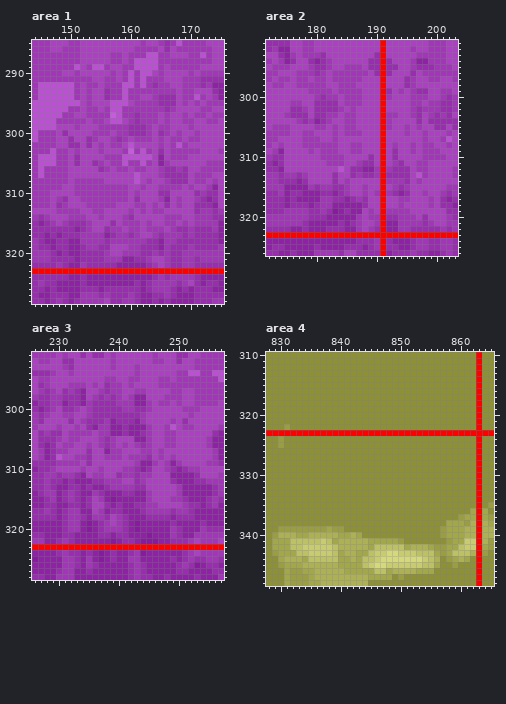
Edited in one commit: pixel-art file (assets/scene/world_map/world.aseprite). Above, as it was before the edit.
1248x810 pixels, 1 frame. Colours within 5 levels of each other are drawn and written as one. Shown: area 1: x 144..175, y 285..328; area 2: x 172..203, y 291..326; area 3: x 226..257, y 291..328; area 4: x 828..865, y 310..348. The commit also changed other parts of the picture, which this record leaves out.
The same view after the edit:
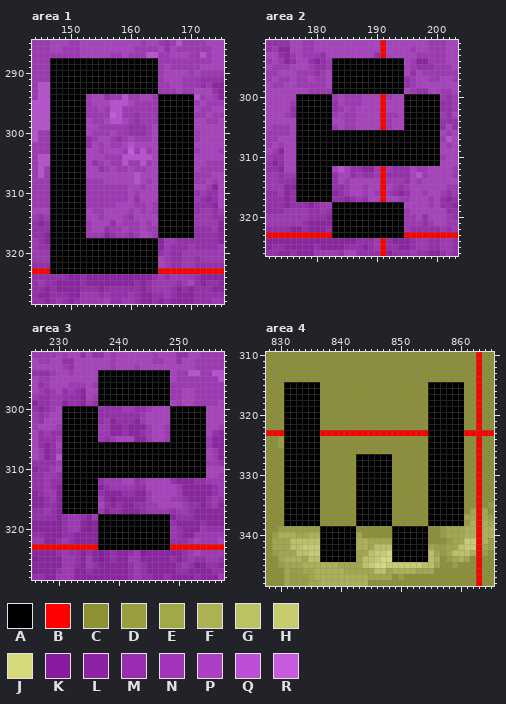
Palette (. is transparent): A #000000  B #ff0000  C #8d9133  D #9a9e40  E #a2a748  F #adb153  G #bcc163  H #c8cc6e  J #d5d97b  K #881aa0  L #8f21a7  M #9a2cb2  N #a235ba  P #ad3fc5  Q #bc4fd5  R #c85ae0
Edits made:
layer "labels" added
Area 1, layer "labels":
y 288: x 147..164 NNNNNPPPPPNNPNQQQQ -> AAAAAAAAAAAAAAAAAA
y 289: x 147..164 NNNNQPNQQNPPNNQQQQ -> AAAAAAAAAAAAAAAAAA
y 290: x 147..164 NNPPNPPPPPNPNQNQQP -> AAAAAAAAAAAAAAAAAA
y 291: x 147..164 NNNNNNNPPNNPNQNQNN -> AAAAAAAAAAAAAAAAAA
y 292: x 147..164 QQQQNPNNPNNNQQNQNM -> AAAAAAAAAAAAAAAAAA
y 293: x 147..164 QQQQNPNPPMNNQNNNNN -> AAAAAAAAAAAAAAAAAA
y 294: x 147..152 QQQQNP -> AAAAAA; x 165..170 MMMPNN -> AAAAAA
y 295: x 147..152 QQQQQP -> AAAAAA; x 165..170 MMMPNP -> AAAAAA
y 296: x 147..152 QQQNNP -> AAAAAA; x 165..170 NMNPPP -> AAAAAA
y 297: x 147..152 QQNNPP -> AAAAAA; x 165..170 PNPPNP -> AAAAAA
y 298: x 147..152 QNNNNN -> AAAAAA; x 165..170 PNPPNN -> AAAAAA
y 299: x 147..152 QPPPNP -> AAAAAA; x 165..170 NNPPPN -> AAAAAA
y 300: x 147..152 NPMPPP -> AAAAAA; x 165..170 MNPNPP -> AAAAAA
y 301: x 147..152 NPPMPP -> AAAAAA; x 165..170 NPNNPN -> AAAAAA
y 302: x 147..152 NPPMMP -> AAAAAA; x 165..170 NPNQNP -> AAAAAA
y 303: x 147..152 QNNPNP -> AAAAAA; x 165..170 MPNNNN -> AAAAAA
y 304: x 147..152 QNNPMP -> AAAAAA; x 165..170 LPNNNP -> AAAAAA
y 305: x 147..152 QNNPMP -> AAAAAA; x 165..170 LNPPPP -> AAAAAA
y 306: x 147..152 NNNPPP -> AAAAAA; x 165..170 NMMNMP -> AAAAAA
y 307: x 147..152 NNNPPP -> AAAAAA; x 165..170 NMMMMP -> AAAAAA
y 308: x 147..152 NNNPNN -> AAAAAA; x 165..170 PNMMMP -> AAAAAA
y 309: x 147..152 NNPPNN -> AAAAAA; x 165..170 NNNNPN -> AAAAAA
y 310: x 147..152 PPPPNN -> AAAAAA; x 165..170 MMPPPP -> AAAAAA
y 311: x 147..152 PNMPPN -> AAAAAA; x 165..170 NLPNPP -> AAAAAA
y 312: x 147..152 PMNPPP -> AAAAAA; x 165..170 PMPNPP -> AAAAAA
y 313: x 147..152 PNNNNP -> AAAAAA; x 165..170 NPPPPP -> AAAAAA
y 314: x 147..152 PPPNNN -> AAAAAA; x 165..170 PNNNPP -> AAAAAA
y 315: x 147..152 NPNMMM -> AAAAAA; x 165..170 PNNPNP -> AAAAAA
y 316: x 147..152 MMMMLM -> AAAAAA; x 165..170 NPNMMN -> AAAAAA
y 317: x 147..152 MLMMMN -> AAAAAA; x 165..170 MNNNMN -> AAAAAA
y 318: x 147..164 LMMLLNNNNMNNNNNNMM -> AAAAAAAAAAAAAAAAAA
y 319: x 147..164 LMMLLMNNMMPPPNNMMM -> AAAAAAAAAAAAAAAAAA
y 320: x 147..164 MLMLLMMMMNPPNNNMMN -> AAAAAAAAAAAAAAAAAA
y 321: x 147..164 MMMMLMMMMNNNLLMMNP -> AAAAAAAAAAAAAAAAAA
y 322: x 147..164 MNMLLNMMMMMLLLLLMN -> AAAAAAAAAAAAAAAAAA
y 323: x 147..164 BBBBBBBBBBBBBBBBBB -> AAAAAAAAAAAAAAAAAA
Area 2, layer "labels":
y 294: x 183..194 PPPPPPMMBMPP -> AAAAAAAAAAAA
y 295: x 183..194 PPNNNPMMBMMP -> AAAAAAAAAAAA
y 296: x 183..194 NNNNNNPMBMPP -> AAAAAAAAAAAA
y 297: x 183..194 NNNNNPPPBPPP -> AAAAAAAAAAAA
y 298: x 183..194 PNNNPPPPBPPP -> AAAAAAAAAAAA
y 299: x 183..194 PNNNNPPPBMPN -> AAAAAAAAAAAA
y 300: x 177..182 PPPNMN -> AAAAAA; x 195..200 PNNNPP -> AAAAAA
y 301: x 177..182 NPPMMM -> AAAAAA; x 195..200 PNNPNN -> AAAAAA
y 302: x 177..182 MNPMMM -> AAAAAA; x 195..200 PNMNNN -> AAAAAA
y 303: x 177..182 MMPMMN -> AAAAAA; x 195..200 PNMPNM -> AAAAAA
y 304: x 177..182 NMNLMN -> AAAAAA; x 195..200 PPMPMM -> AAAAAA
y 305: x 177..182 PPPNNP -> AAAAAA; x 195..200 NPNPPM -> AAAAAA
y 306: x 177..200 PNNPPPNPNNNPPPBPPPNPPNPP -> AAAAAAAAAAAAAAAAAAAAAAAA
y 307: x 177..200 PNNNPPNPPPPPPPBPPPPPPNPP -> AAAAAAAAAAAAAAAAAAAAAAAA
y 308: x 177..200 PNNNNNNPPNNPPPBPNPPNPNNP -> AAAAAAAAAAAAAAAAAAAAAAAA
y 309: x 177..200 PPNPNNNPPNNPPPBPMPPNPNNN -> AAAAAAAAAAAAAAAAAAAAAAAA
y 310: x 177..200 PPPPNNNNPPPPMPBPMPPPPNNN -> AAAAAAAAAAAAAAAAAAAAAAAA
y 311: x 177..200 PPPPPNNNPPNMMPBPNMPPNNPP -> AAAAAAAAAAAAAAAAAAAAAAAA
y 312: x 177..182 PPPPPP -> AAAAAA
y 313: x 177..182 MNPPPP -> AAAAAA
y 314: x 177..182 LMPPPP -> AAAAAA
y 315: x 177..182 LLNMNN -> AAAAAA
y 316: x 177..182 MLLLMM -> AAAAAA
y 317: x 177..182 LLLLNN -> AAAAAA
y 318: x 183..194 LLLLLMPPBPPN -> AAAAAAAAAAAA
y 319: x 183..194 KLMLLPNPBNNN -> AAAAAAAAAAAA
y 320: x 183..194 LLLLNPNNBMMN -> AAAAAAAAAAAA
y 321: x 183..194 LMLMNPPNBLLN -> AAAAAAAAAAAA
y 322: x 183..194 MMLLNPNMBLLN -> AAAAAAAAAAAA
y 323: x 183..194 BBBBBBBBBBBB -> AAAAAAAAAAAA
Area 3, layer "labels":
y 294: x 237..248 PPPPPPNPPPPP -> AAAAAAAAAAAA
y 295: x 237..248 PNNPPNNPPPNN -> AAAAAAAAAAAA
y 296: x 237..248 PMNNPNPPPPNN -> AAAAAAAAAAAA
y 297: x 237..248 NMNNPPNNPPPP -> AAAAAAAAAAAA
y 298: x 237..248 MNMNPNLLPPPN -> AAAAAAAAAAAA
y 299: x 237..248 MMMNNNLLNPNN -> AAAAAAAAAAAA
y 300: x 231..236 MMNPNM -> AAAAAA; x 249..254 PPNNNP -> AAAAAA
y 301: x 231..236 NNPPNM -> AAAAAA; x 249..254 PPPNPP -> AAAAAA
y 302: x 231..236 PMPNMM -> AAAAAA; x 249..254 NPMPPP -> AAAAAA
y 303: x 231..236 PPNPML -> AAAAAA; x 249..254 QPNNPP -> AAAAAA
y 304: x 231..236 PNNNNP -> AAAAAA; x 249..254 NPPPPP -> AAAAAA
y 305: x 231..236 PNNPPP -> AAAAAA; x 249..254 NPPPPP -> AAAAAA
y 306: x 231..254 NNPPNPNMNPNPNMNPPNNPPPPP -> AAAAAAAAAAAAAAAAAAAAAAAA
y 307: x 231..254 NPPPMPPLNNPPPNNPNPPPPPPP -> AAAAAAAAAAAAAAAAAAAAAAAA
y 308: x 231..254 PPNNMPPNNNPNNNMPNPNPPPPP -> AAAAAAAAAAAAAAAAAAAAAAAA
y 309: x 231..254 NNNPMPPPPPPPNLLNPNLNPPPP -> AAAAAAAAAAAAAAAAAAAAAAAA
y 310: x 231..254 PPPNPPNPPPNNMLMPPNMLMNNP -> AAAAAAAAAAAAAAAAAAAAAAAA
y 311: x 231..254 NNMLPNNPPMNNMNNPPPLLLLMP -> AAAAAAAAAAAAAAAAAAAAAAAA
y 312: x 231..236 LMLLLM -> AAAAAA
y 313: x 231..236 LMMLML -> AAAAAA
y 314: x 231..236 MNMLLN -> AAAAAA
y 315: x 231..236 MNMLMP -> AAAAAA
y 316: x 231..236 LMMLMP -> AAAAAA
y 317: x 231..236 MNNLLP -> AAAAAA
y 318: x 237..248 NMPNMLLLMMMM -> AAAAAAAAAAAA
y 319: x 237..248 MNPNMLKLLLLL -> AAAAAAAAAAAA
y 320: x 237..248 MNNNMLKLLLLL -> AAAAAAAAAAAA
y 321: x 237..248 MMLMMLLLKLLL -> AAAAAAAAAAAA
y 322: x 237..248 LLKLMMLKKKLL -> AAAAAAAAAAAA
y 323: x 237..248 BBBBBBBBBBBB -> AAAAAAAAAAAA
Area 4, layer "labels":
y 315..321: x 831..836 CCCCCC -> AAAAAA; x 855..860 CCCCCC -> AAAAAA
y 322: x 831..836 DCCCCC -> AAAAAA; x 855..860 CCCCCC -> AAAAAA
y 323: x 831..836 BBBBBB -> AAAAAA; x 855..860 BBBBBB -> AAAAAA
y 324..326: x 831..836 CCCCCC -> AAAAAA; x 855..860 CCCCCC -> AAAAAA
y 327..336: x 831..836 CCCCCC -> AAAAAA; x 843..848 CCCCCC -> AAAAAA; x 855..860 CCCCCC -> AAAAAA
y 337: x 831..836 CCCCCC -> AAAAAA; x 843..848 CCCCCC -> AAAAAA; x 855..860 CCCCCD -> AAAAAA
y 338: x 831..836 CCCCCC -> AAAAAA; x 843..848 CCCCCC -> AAAAAA; x 855..860 CCCEEE -> AAAAAA
y 339: x 837..842 DEDDCC -> AAAAAA; x 849..854 CCCCCC -> AAAAAA
y 340: x 837..842 FFFEEF -> AAAAAA; x 849..854 CCCCCC -> AAAAAA
y 341: x 837..842 HGEFFF -> AAAAAA; x 849..854 EDCCCC -> AAAAAA
y 342: x 837..842 HHGFFF -> AAAAAA; x 849..854 GGEFFF -> AAAAAA
y 343: x 837..842 HHGEFF -> AAAAAA; x 849..854 JHHHGG -> AAAAAA
y 344: x 837..842 GGGEEF -> AAAAAA; x 849..854 JJJJJH -> AAAAAA
Changed places in both pictures, as pixel boxes (x1, y1, x2, y2):
changed: (50, 58, 194, 274)
changed: (296, 58, 440, 238)
changed: (62, 370, 206, 550)
changed: (284, 382, 464, 562)
